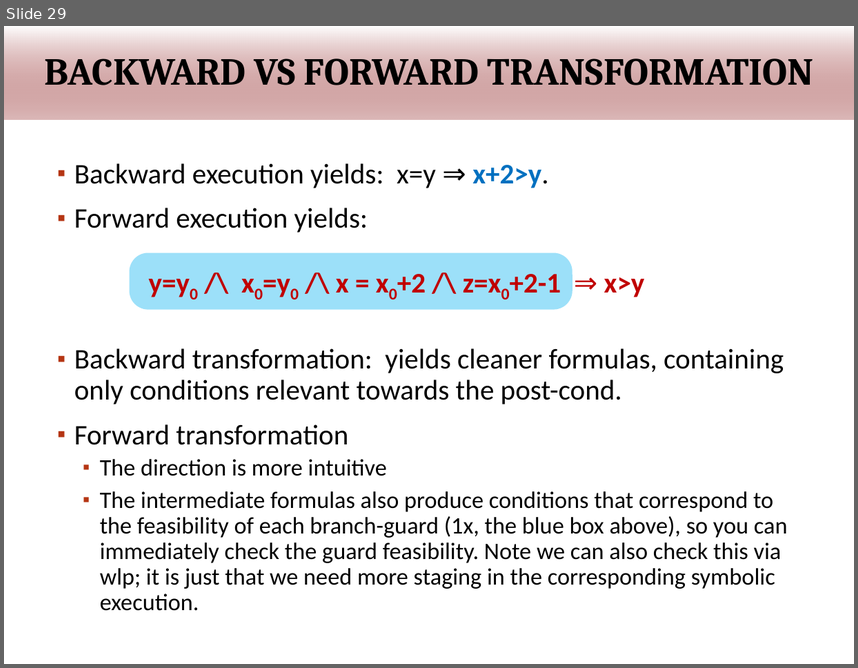
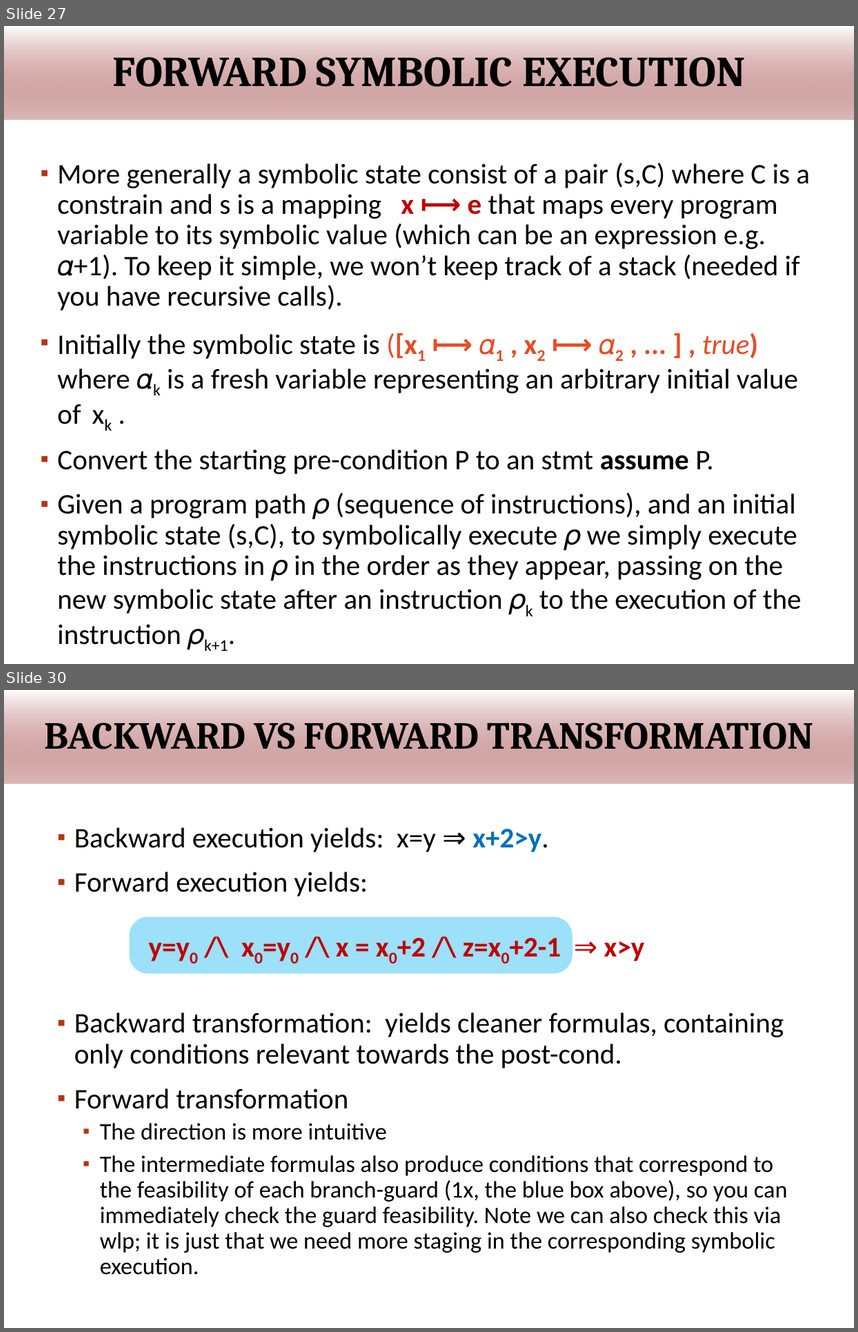
Before and after one commit to wooshrow/infopv, a slide deck: slides/PV_hoare.pptx. Shown one above the other, each under a label of ours: slide 29 before the commit, slides 27 and 30 after it; the slides between them are not shown. The pictures are 858x668 and 858x1332 pixels, drawn with LibreOffice and Linux fonts; fonts in the diff are those of the drawing; background and template pictures are left out. Boxes give left, top, right and bottom in pixels: in the first picture for what was removed or moved away, otherwise in the second. Text is boxed around its words. In the diff, an @@ line names an element or a change of style, - is before the commit and + after.

```diff
--- a/slides/PV_hoare.pptx
+++ b/slides/PV_hoare.pptx
@@ slide 27 added at bbox=[4, 26, 854, 664], background #FFFFFF; not listed: 1 template element that a slide beside it also shows @@
@@ title added at bbox=[4, 26, 854, 120], fill gradient #FFFFFF to #7F0000, 36 pt, text #000000, bold @@
+FORWARD SYMBOLIC EXECUTION
@@ text added at bbox=[57, 163, 810, 650], 24 pt, text #000000 @@
+▪ More generally a symbolic state consist of a pair (s,C) where C is a constrain and s is a mapping x ⟼ e that maps every program variable to its symbolic value (which can be an expression e.g. 𝛼+1). To keep it simple, we won’t keep track of a stack (needed if you have recursive calls).
+▪ Initially the symbolic state is ([x1 ⟼ 𝛼1 , x2 ⟼ 𝛼2 , ... ] , true) where 𝛼k is a fresh variable representing an arbitrary initial value of xk .
+▪ Convert the starting pre-condition P to an stmt assume P.
+▪ Given a program path 𝜌 (sequence of instructions), and an initial symbolic state (s,C), to symbolically execute 𝜌 we simply execute the instructions in 𝜌 in the order as they appear, passing on the new symbolic state after an instruction 𝜌k to the execution of the instruction 𝜌k+1.
@@ page number added at bbox=[793, 609, 838, 643], 11 pt, text #FFFFFF, bold @@
+27
@@ what was slide 29 is now slide 30 @@
```
Also in this commit, not shown: 11 slides changed, 2 other slides added, 2 other files.
